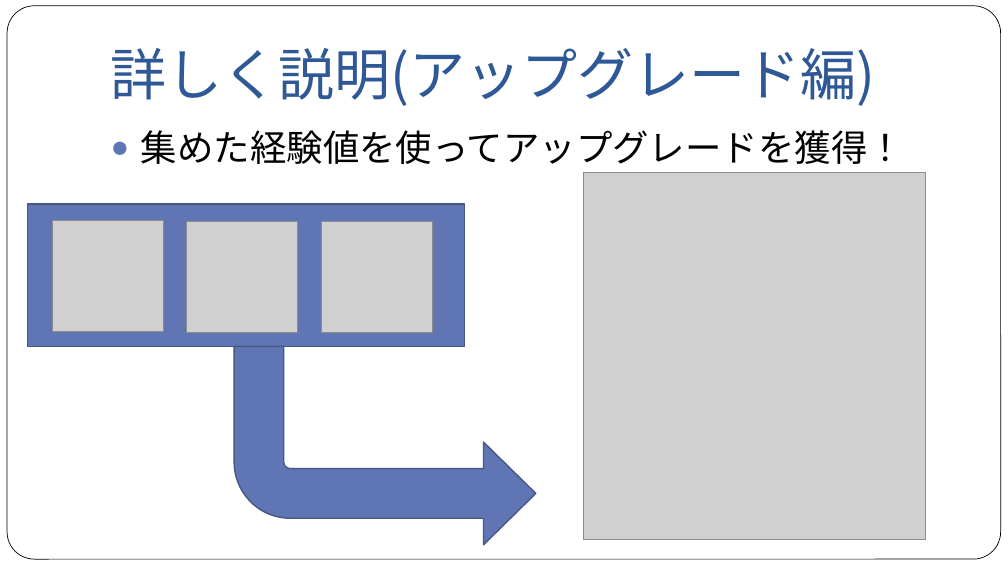
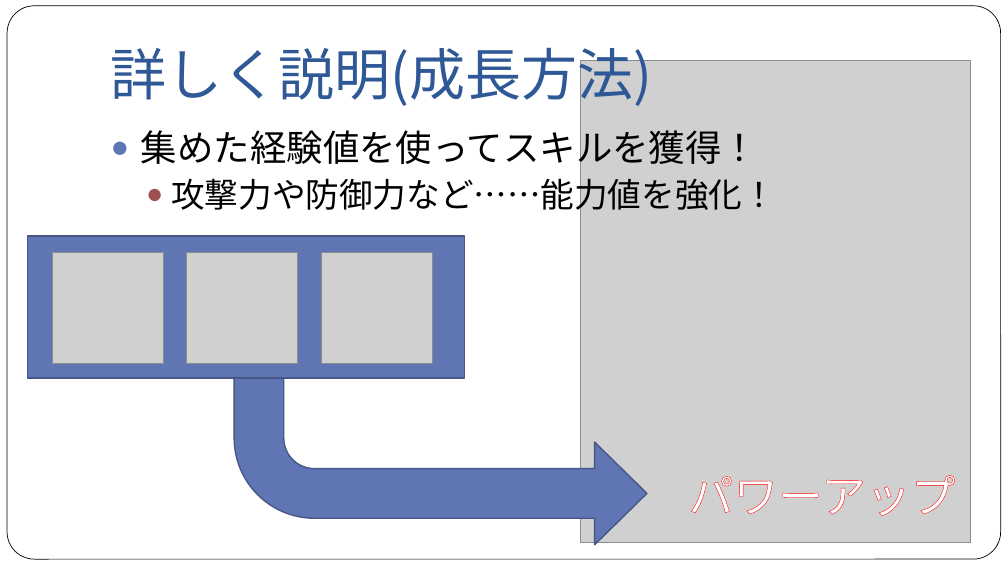
Before and after one commit to NyamLand/VSRPG, a slide deck: slide 17 of 仕様/プレゼンテーション/第一回発表.pptx (slide 15 before the commit). Drawn at 1008x567 pixels with LibreOffice and Linux fonts; fonts in the diff are those of the drawing; grey boxes stand for pictures. Boxes give left, top, right and bottom in pixels: in the first picture for what was removed or moved away, otherwise in the second. Text is boxed around its words. In the diff, an @@ line names an element or a change of style, - is before the commit and + after.

```diff
--- a/仕様/プレゼンテーション/第一回発表.pptx
+++ b/仕様/プレゼンテーション/第一回発表.pptx
@@ title at [111,47,652,110]: text changed @@
-詳しく説明(アップグレード編)
+詳しく説明(成長方法)
@@ picture: place and size @@
-picture at [584,172,926,539]
+picture at [580,60,970,542]
@@ text at [141,124,776,216]: text changed; size 26 to 24 pt @@
-● 集めた経験値を使ってアップグレードを獲得！
+● 集めた経験値を使ってスキルを獲得！
+  ● 攻撃力や防御力など……能力値を強化！
@@ 3 pictures, 1 rectangle: place and size @@
-3 pictures, 1 rectangle at [28,205,465,347]
+3 pictures, 1 rectangle at [28,236,465,378]
@@ bent arrow: place and size @@
-bent arrow at [234,347,535,545]
+bent arrow at [234,347,646,545]
@@ bent arrow at [234,347,646,545]: proportions changed @@
@@ text added at [688,475,955,516], 32 pt, text #FFFFFF @@
+パワーアップ
```
Also in this commit, not shown: 13 other slides changed, 7 slides added, 1 slide removed, 12 other files.
